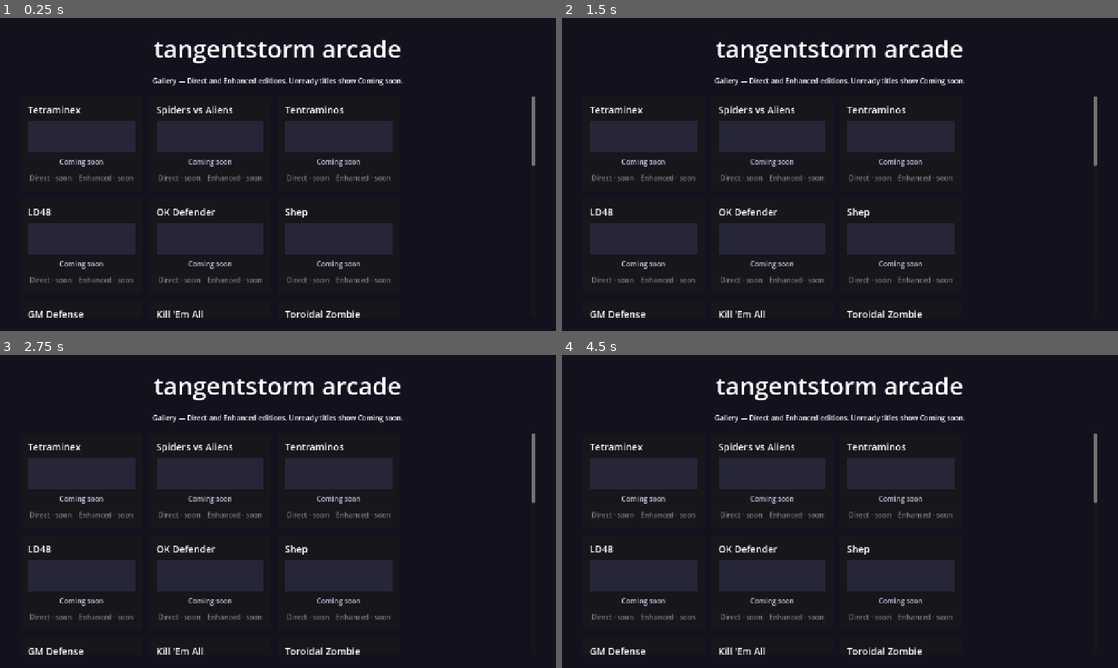
Above: before the commit, frames 1-4 (two rows, left to right).
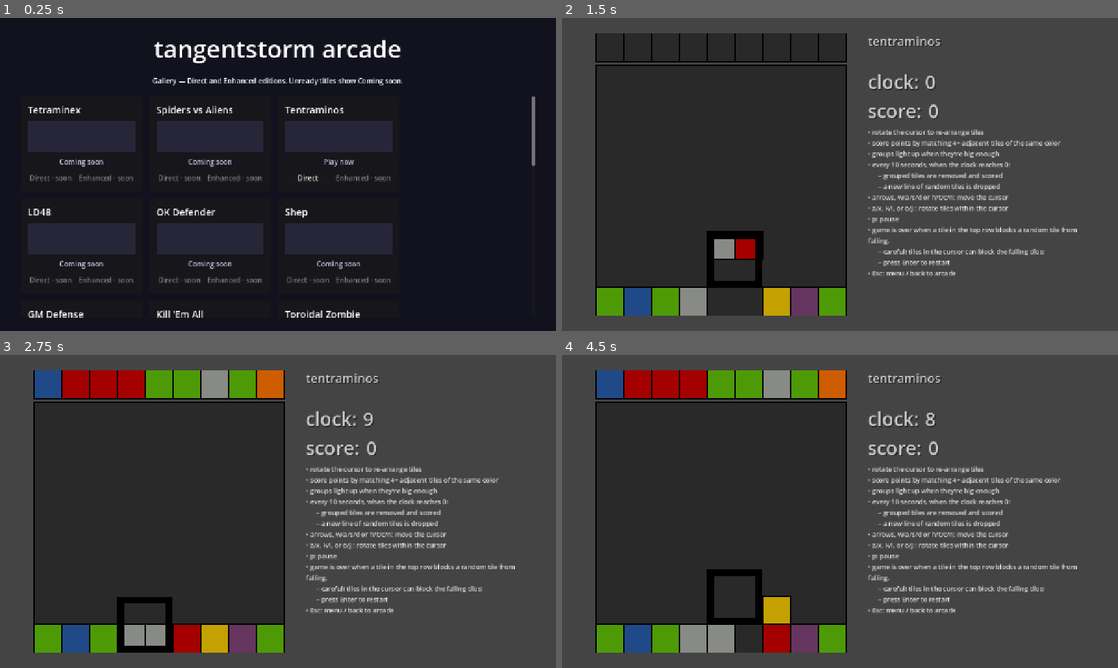
Above: after the commit, the same moments.

Repository: tangentstorm/arcade
Game: Godot game, scene res://arcade/main.tscn
Same seed, same stepped clock (60 frames per second), same inputs: the game is played once before the commit and once after it.
Inputs (mouse positions are in pixels of both pictures, inside the frame that each line leads up to):
- Up to frame 1 (0.25 s): no input
- Up to frame 2 (1.5 s): click (867, 177) at 0.5 s, where only the run after the commit has a clickable "Direct"; tap Enter at 1.25 s; hold D from 1.28 s (still down); tap C at 1.35 s
- Up to frame 3 (2.75 s): tap Space at 1.52, 1.82, 2.27, 2.57 s; tap H at 1.55, 2.1 s; release D at 2.03 s; hold S from 2.03 s (still down); tap N at 2.3 s
- Up to frame 4 (4.5 s): tap Space at 2.75, 3.77, 4.07, 4.25 s; release S at 2.78 s; hold D 2.78-3.53 s; tap N at 2.85 s; tap O at 3.05, 3.6 s; tap Enter at 3.5 s; hold W 3.53-4.28 s; tap P at 3.8, 4.35 s; hold A from 4.28 s (still down)

The runs differ from the first frame. In frame 1, 0.2% of the frame differs, in the area x 51-65%, y 44-53%; in frame 2, 66%; in frame 3, 70%; in frame 4, 70%, in the area x 0-100%, y 0-100%.

Commit message:
tentraminos: Direct edition (faithful GDScript port of LD27 TypeScript/d3 game)
- games/tentraminos/direct: logic port of tentraminos.ts @ 9be2266 + SVG-layout renderer
- per-edition status in GameRegistry; tentraminos direct=playable, enhanced=planned
- gallery card says 'Play now' when any edition is playable
- tools/test_tentraminos.gd logic checks, run from smoke_headless.sh
- PORT.md with source SHA, deviations; original MIT source vendored under source/

Diff:
--- a/arcade/game_registry.gd
+++ b/arcade/game_registry.gd
@@ -33,11 +33,14 @@
 
 
 ## [id, title, status, notes] for every title. Both editions are registered.
+## status is a String applied to both editions, or a Dictionary keyed by
+## edition (missing editions default to "planned").
 const TITLES := [
 	["_template", "Template Demo", "playable", "Reference stub for new ports."],
 	["tetraminex", "Tetraminex", "planned", ""],
 	["spiders_v_aliens", "Spiders vs Aliens", "planned", ""],
-	["tentraminos", "Tentraminos", "planned", ""],
+	["tentraminos", "Tentraminos", {"direct": "playable", "enhanced": "planned"},
+		"Ludum Dare 27 (2013), TypeScript/d3 → GDScript."],
 	["ld48", "LD48", "planned", "Ludum Dare 48 entry."],
 	["ok_defender", "OK Defender", "planned", ""],
 	["shep", "Shep", "planned", ""],
@@ -69,7 +72,8 @@
 	for t in TITLES:
 		for edition in EDITIONS:
 			var path := "res://games/%s/%s/game.tscn" % [t[0], edition]
-			register(GameEntry.new(t[0], t[1], edition, path, t[2], t[3]))
+			var status: String = t[2] if t[2] is String else t[2].get(edition, "planned")
+			register(GameEntry.new(t[0], t[1], edition, path, status, t[3]))
 
 
 func register(entry: GameEntry) -> void:
--- a/arcade/main.gd
+++ b/arcade/main.gd
@@ -44,8 +44,13 @@
 	art.color = Color(0.15, 0.15, 0.22, 1)
 	vbox.add_child(art)
 
+	var any_playable := false
+	for edition in GameRegistry.EDITIONS:
+		var e = GameRegistry.get_entry(id, edition)
+		if e != null and e.is_playable():
+			any_playable = true
 	var coming := Label.new()
-	coming.text = "Coming soon"
+	coming.text = "Play now" if any_playable else "Coming soon"
 	coming.horizontal_alignment = HORIZONTAL_ALIGNMENT_CENTER
 	coming.modulate = Color(0.75, 0.75, 0.85, 1)
 	vbox.add_child(coming)
--- /dev/null
+++ b/games/tentraminos/direct/game.gd
@@ -0,0 +1,136 @@
+extends Control
+## Tentraminos — Direct edition. Faithful port of tangentstorm/tentraminos (LD27).
+## Logic: tentraminos_logic.gd. This script draws the SVG-equivalent board and maps keys.
+## Esc is handled globally by the PauseOverlay autoload (pausing the tree stops our tick).
+
+const Logic := preload("res://games/tentraminos/direct/tentraminos_logic.gd")
+
+const CELL := 32.0           # original cellsize (SVG px)
+const BOARD_SCALE := 2.0     # original board was 320x320 SVG; scale up for 720p
+const GRID_Y := 36.0         # <g transform="translate(0,36)">
+const BLACK := Color.BLACK
+
+## keyCode -> command, exactly the original `dvorak` keymap + arrow keys.
+const KEYMAP := {
+	# dvorak layout
+	KEY_C: "^", KEY_H: "<", KEY_N: ">", KEY_O: "(", KEY_P: "p", KEY_T: "v", KEY_U: ")",
+	# documented as "o/j" in the original help text; keyCode 85 there is actually U
+	KEY_J: ")",
+	# for use with arrows
+	KEY_X: ")", KEY_Z: "(",
+	# wasd (+ k/l rotate)
+	KEY_W: "^", KEY_A: "<", KEY_S: "v", KEY_D: ">", KEY_K: "(", KEY_L: ")",
+	KEY_LEFT: "<", KEY_UP: "^", KEY_RIGHT: ">", KEY_DOWN: "v",
+}
+
+var game = Logic.new()
+var _acc_ms := 0.0
+var _cursor_px := Vector2.ZERO  # animated cursor position (SVG px, grid space)
+var _cursor_tween: Tween
+
+@onready var _board: Control = %Board
+@onready var _clock: Label = %ClockValue
+@onready var _score: Label = %ScoreValue
+@onready var _status: Label = %Status
+
+
+func _ready() -> void:
+	_board.custom_minimum_size = Vector2(9 * CELL + 2, GRID_Y + 9 * CELL + 2) * BOARD_SCALE
+	_board.draw.connect(_draw_board)
+	_cursor_px = _cursor_target()
+	_refresh_labels()
+
+
+func _process(delta: float) -> void:
+	_acc_ms = minf(_acc_ms + delta * 1000.0, 1000.0)
+	while _acc_ms >= Logic.TICK_MS:
+		_acc_ms -= Logic.TICK_MS
+		game.tick(Logic.TICK_MS)
+	_refresh_labels()
+	_board.queue_redraw()
+
+
+func _unhandled_key_input(event: InputEvent) -> void:
+	var k := event as InputEventKey
+	if k == null or not k.pressed:
+		return
+	if game.next == Logic.THEEND:
+		if k.keycode in [KEY_ENTER, KEY_KP_ENTER, KEY_R, KEY_SPACE]:
+			restart()
+			get_viewport().set_input_as_handled()
+		return
+	if not KEYMAP.has(k.keycode):
+		return
+	var c: String = KEYMAP[k.keycode]
+	if c == "p" and k.echo:
+		return
+	game.code(c)
+	_move_cursor()
+	get_viewport().set_input_as_handled()
+
+
+func restart() -> void:
+	game.new_game()
+	_acc_ms = 0.0
+	_move_cursor()
+
+
+func _cursor_target() -> Vector2:
+	return Vector2(game.cursor_x, game.cursor_y) * CELL + Vector2(4, 4)
+
+
+## cursor.transition().duration(50)
+func _move_cursor() -> void:
+	if _cursor_tween:
+		_cursor_tween.kill()
+	_cursor_tween = create_tween()
+	_cursor_tween.tween_property(self, "_cursor_px", _cursor_target(), 0.05) \
+			.set_trans(Tween.TRANS_CUBIC).set_ease(Tween.EASE_IN_OUT)
+
+
+func _refresh_labels() -> void:
+	_clock.text = str(floori(game.shown_clock / float(Logic.SECONDS)))
+	_score.text = str(game.shown_score)
+	if game.next == Logic.THEEND:
+		_status.text = "game over — press Enter to play again"
+	elif game.paused:
+		_status.text = "paused (p)"
+	else:
+		_status.text = ""
+
+
+# -- drawing (mirrors the SVG in tentraminos.html) ---------------------------
+
+## SVG-style rect: stroke centred on the edge.
+func _svg_rect(r: Rect2, fill: Color, stroke: Color, width: float = 1.0, filled := true) -> void:
+	var h := width / 2.0
+	if filled:
+		_board.draw_rect(r.grow(h), stroke)
+		_board.draw_rect(r.grow(-h), fill)
+	else:
+		var o := r.grow(h)
+		_board.draw_rect(Rect2(o.position, Vector2(o.size.x, width)), stroke)
+		_board.draw_rect(Rect2(o.position + Vector2(0, o.size.y - width), Vector2(o.size.x, width)), stroke)
+		_board.draw_rect(Rect2(o.position, Vector2(width, o.size.y)), stroke)
+		_board.draw_rect(Rect2(o.position + Vector2(o.size.x - width, 0), Vector2(width, o.size.y)), stroke)
+
+
+func _draw_board() -> void:
+	var colors: Array[Color] = Logic.COLORS
+	_board.draw_set_transform(Vector2.ONE * BOARD_SCALE, 0.0, Vector2(BOARD_SCALE, BOARD_SCALE))
+	# hold row
+	_svg_rect(Rect2(0, 0, 9 * CELL, CELL), colors[0], BLACK)
+	for i in Logic.GW:
+		_svg_rect(Rect2(CELL * i, 0, CELL, CELL), colors[game.shown_hold[i]], BLACK)
+	# grid
+	_board.draw_set_transform(Vector2(0, GRID_Y) * BOARD_SCALE + Vector2.ONE * BOARD_SCALE,
+			0.0, Vector2(BOARD_SCALE, BOARD_SCALE))
+	_svg_rect(Rect2(0, 0, 9 * CELL, 9 * CELL), colors[0], BLACK)
+	for i in Logic.NUMCELLS:
+		var m: int = game.shown_matrix[i]
+		if m == 0:
+			continue  # opacity 0
+		var stroke := colors[m - 9] if m >= 9 else BLACK
+		_svg_rect(Rect2(CELL * (i % 9), CELL * (i / 9), CELL, CELL), colors[m], stroke)
+	# cursor: 56x56, stroke-width 8, no fill
+	_svg_rect(Rect2(_cursor_px, Vector2(CELL * 2 - 8, CELL * 2 - 8)), BLACK, BLACK, 8.0, false)
--- /dev/null
+++ b/games/tentraminos/direct/game.tscn
@@ -0,0 +1,129 @@
+[gd_scene load_steps=2 format=3]
+
+[ext_resource type="Script" path="res://games/tentraminos/direct/game.gd" id="1_game"]
+
+[node name="TentraminosDirect" type="Control"]
+layout_mode = 3
+anchors_preset = 15
+anchor_right = 1.0
+anchor_bottom = 1.0
+grow_horizontal = 2
+grow_vertical = 2
+mouse_filter = 2
+script = ExtResource("1_game")
+
+[node name="Background" type="ColorRect" parent="."]
+layout_mode = 1
+anchors_preset = 15
+anchor_right = 1.0
+anchor_bottom = 1.0
+grow_horizontal = 2
+grow_vertical = 2
+mouse_filter = 2
+color = Color(0.266667, 0.266667, 0.266667, 1)
+
+[node name="Center" type="CenterContainer" parent="."]
+layout_mode = 1
+anchors_preset = 15
+anchor_right = 1.0
+anchor_bottom = 1.0
+grow_horizontal = 2
+grow_vertical = 2
+mouse_filter = 2
+
+[node name="HBox" type="HBoxContainer" parent="Center"]
+layout_mode = 2
+mouse_filter = 2
+theme_override_constants/separation = 48
+
+[node name="Board" type="Control" parent="Center/HBox"]
+unique_name_in_owner = true
+custom_minimum_size = Vector2(580, 652)
+layout_mode = 2
+mouse_filter = 2
+
+[node name="Side" type="VBoxContainer" parent="Center/HBox"]
+custom_minimum_size = Vector2(500, 0)
+layout_mode = 2
+mouse_filter = 2
+theme_override_constants/separation = 8
+
+[node name="Title" type="Label" parent="Center/HBox/Side"]
+layout_mode = 2
+theme_override_colors/font_color = Color(0.8, 0.8, 0.8, 1)
+theme_override_colors/font_shadow_color = Color(0.133333, 0.133333, 0.133333, 1)
+theme_override_constants/shadow_offset_x = 2
+theme_override_constants/shadow_offset_y = 2
+theme_override_font_sizes/font_size = 28
+text = "tentraminos"
+
+[node name="Status" type="Label" parent="Center/HBox/Side"]
+unique_name_in_owner = true
+custom_minimum_size = Vector2(0, 28)
+layout_mode = 2
+theme_override_colors/font_color = Color(0.929412, 0.831373, 0, 1)
+theme_override_font_sizes/font_size = 20
+
+[node name="ClockRow" type="HBoxContainer" parent="Center/HBox/Side"]
+layout_mode = 2
+
+[node name="ClockLabel" type="Label" parent="Center/HBox/Side/ClockRow"]
+layout_mode = 2
+theme_override_colors/font_color = Color(0.8, 0.8, 0.8, 1)
+theme_override_colors/font_shadow_color = Color(0.133333, 0.133333, 0.133333, 1)
+theme_override_constants/shadow_offset_x = 2
+theme_override_constants/shadow_offset_y = 2
+theme_override_font_sizes/font_size = 43
+text = "clock: "
+
+[node name="ClockValue" type="Label" parent="Center/HBox/Side/ClockRow"]
+unique_name_in_owner = true
+layout_mode = 2
+theme_override_colors/font_color = Color(0.8, 0.8, 0.8, 1)
+theme_override_colors/font_shadow_color = Color(0.133333, 0.133333, 0.133333, 1)
+theme_override_constants/shadow_offset_x = 2
+theme_override_constants/shadow_offset_y = 2
+theme_override_font_sizes/font_size = 43
+text = "0"
+
+[node name="ScoreRow" type="HBoxContainer" parent="Center/HBox/Side"]
+layout_mode = 2
+
+[node name="ScoreLabel" type="Label" parent="Center/HBox/Side/ScoreRow"]
+layout_mode = 2
+theme_override_colors/font_color = Color(0.8, 0.8, 0.8, 1)
+theme_override_colors/font_shadow_color = Color(0.133333, 0.133333, 0.133333, 1)
+theme_override_constants/shadow_offset_x = 2
+theme_override_constants/shadow_offset_y = 2
+theme_override_font_sizes/font_size = 43
+text = "score: "
+
+[node name="ScoreValue" type="Label" parent="Center/HBox/Side/ScoreRow"]
+unique_name_in_owner = true
+layout_mode = 2
+theme_override_colors/font_color = Color(0.8, 0.8, 0.8, 1)
+theme_override_colors/font_shadow_color = Color(0.133333, 0.133333, 0.133333, 1)
+theme_override_constants/shadow_offset_x = 2
+theme_override_constants/shadow_offset_y = 2
+theme_override_font_sizes/font_size = 43
+text = "0"
+
+[node name="Controls" type="Label" parent="Center/HBox/Side"]
+custom_minimum_size = Vector2(500, 0)
+layout_mode = 2
+theme_override_colors/font_color = Color(0.86, 0.86, 0.86, 1)
+theme_override_font_sizes/font_size = 15
+autowrap_mode = 3
+text = "• rotate the cursor to re-arrange tiles
+• score points by matching 4+ adjacent tiles of the same color
+• groups light up when they're big enough
+• every 10 seconds, when the clock reaches 0:
+      – grouped tiles are removed and scored
+      – a new line of random tiles is dropped
+• arrows, w/a/s/d or h/t/c/n: move the cursor
+• z/x, k/l, or o/j : rotate tiles within the cursor
+• p: pause
+• game is over when a tile in the top row blocks a random tile from falling.
+      – careful! tiles in the cursor can block the falling tiles!
+      – press Enter to restart
+• Esc: menu / back to arcade"
--- /dev/null
+++ b/games/tentraminos/direct/tentraminos_logic.gd
@@ -0,0 +1,281 @@
+extends RefCounted
+## Faithful GDScript port of the game logic in tentraminos.ts
+## (tangentstorm/tentraminos @ 9be2266, Ludum Dare 27, 2013, MIT).
+##
+## Function names and the step() state machine mirror the original so the two
+## can be read side by side. Rendering and input live in game.gd.
+##
+## The original only repainted the board inside step() (via redraw()), so tile
+## rotations made while paused or after game over stayed invisible until the
+## next repaint. We keep that behaviour: the renderer draws the `shown_*`
+## snapshot that redraw() takes, not the live matrix.
+
+const SECONDS := 1000  # times are in milliseconds, like the original
+const TICK_MS := 100   # window.setInterval(tick, 100)
+
+const GW := 9  # grid width: can't have 10 in a row, for obvious reasons :)
+const GH := 9  # grid height
+const NUMCELLS := GW * GH
+
+# Original state ids (values kept identical).
+const NEWGAME := 0
+const PLAYING := 1
+const PAUSED := 2
+const TIMEUP := 3
+const THEEND := 4
+const NEXTROUND := 5
+const CASCADE := 6
+const CHECK4END := 7
+
+const COLORS: Array[Color] = [
+	Color("#292929"),  # 0 almost black
+	Color("#a40000"),  # 1 dark red
+	Color("#4e9a06"),  # 2 dark green
+	Color("#c4a000"),  # 3 dark yellow
+	Color("#204a87"),  # 4 dark blue
+	Color("#66355f"),  # 5 dark purple
+	Color("#00a4a2"),  # 6 dark cyan
+	Color("#ce5c00"),  # 7 dark orange
+	Color("#888a85"),  # 8 light gray
+
+	Color("#3e4446"),  # 9 dark gray
+	Color("#cc0000"),  # 10 light red
+	Color("#73d216"),  # 11 light green
+	Color("#edd400"),  # 12 light yellow
+	Color("#3465a4"),  # 13 light blue
+	Color("#8b608b"),  # 14 light purple
+	Color("#16d2bd"),  # 15 light cyan
+	Color("#f57900"),  # 16 light orange
+	Color("#cccccc"),  # 17 almost white
+]
+
+# state = { clock, score, paused, gameOver, next }
+var clock := 0
+var score := 0
+var paused := false
+var game_over := false
+var next := NEWGAME
+
+var matrix := PackedInt32Array()
+var hold := PackedInt32Array()
+var cursor_x := 3
+var cursor_y := 7
+
+# Snapshot taken by redraw(); this is what the player sees.
+var shown_matrix := PackedInt32Array()
+var shown_hold := PackedInt32Array()
+var shown_clock := 0
+var shown_score := 0
+
+var rng := RandomNumberGenerator.new()
+
+
+func _init(seed_value: int = -1) -> void:
+	if seed_value >= 0:
+		rng.seed = seed_value
+	else:
+		rng.randomize()
+	new_game()
+
+
+## Reset everything (the original said "refresh page to restart").
+func new_game() -> void:
+	clock = 0
+	score = 0
+	paused = false
+	game_over = false
+	next = NEWGAME
+	cursor_x = 3
+	cursor_y = 7
+	matrix.resize(NUMCELLS)
+	matrix.fill(0)
+	hold.resize(GW)
+	for i in GW:
+		hold[i] = rand_cell()
+	redraw()
+
+
+func rand_cell() -> int:
+	return 1 + rng.randi_range(0, 7)
+
+
+func redraw() -> void:
+	shown_matrix = matrix.duplicate()
+	shown_hold = hold.duplicate()
+	shown_clock = clock
+	shown_score = score
+
+
+# -- cursor movement / codes -------------------------------------------------
+
+## Apply one of the original command codes: ^ v < > ( ) p
+func code(c: String) -> void:
+	match c:
+		"^": cursor_y = clampi(cursor_y - 1, 0, 7)
+		"v": cursor_y = clampi(cursor_y + 1, 0, 7)
+		"<": cursor_x = clampi(cursor_x - 1, 0, 7)
+		">": cursor_x = clampi(cursor_x + 1, 0, 7)
+		"(":
+			var cxy := cursor_y * GW + cursor_x
+			var tmp := matrix[cxy]
+			matrix[cxy] = matrix[cxy + 1]                # <
+			matrix[cxy + 1] = matrix[cxy + GW + 1]       # ^
+			matrix[cxy + GW + 1] = matrix[cxy + GW]      # >
+			matrix[cxy + GW] = tmp                       # v
+		")":
+			var cxy := cursor_y * GW + cursor_x
+			var tmp := matrix[cxy]
+			matrix[cxy] = matrix[cxy + GW]               # ^
+			matrix[cxy + GW] = matrix[cxy + GW + 1]      # <
+			matrix[cxy + GW + 1] = matrix[cxy + 1]       # v
+			matrix[cxy + 1] = tmp                        # >
+		"p": paused = not paused
+
+
+# -- gravity -----------------------------------------------------------------
+
+func release() -> void:
+	for i in GW:
+		matrix[i] = hold[i]
+		hold[i] = 0
+
+
+func refill() -> void:
+	for i in GW:
+		hold[i] = rand_cell()
+
+
+## Returns the number of "holes" encountered (tiles that moved).
+func run_gravity() -> int:
+	var block := GW * (GH - 2) + GW - 1
+	var below := block + GW
+	var cxy := cursor_y * GW + cursor_x
+	var result := 0
+	for y in range(GH - 2, -1, -1):
+		for x in range(GW - 1, -1, -1):
+			# the cursor can hold blocks in the air
+			if block == cxy or block == cxy + 1 or block == cxy + GW or block == cxy + GW + 1:
+				pass
+			elif matrix[below] == 0:
+				if matrix[block] != 0:
+					result += 1
+				matrix[below] = matrix[block]
+				matrix[block] = 0
+			block -= 1
+			below -= 1
+	return result
+
+
+# -- floodfind ---------------------------------------------------------------
+
+func xy2i(x: int, y: int) -> int:
+	return y * GW + x
+
+
+func _floodfind(groups: PackedInt32Array, x: int, y: int, shape: Array[int],
+		color: int, group: int) -> void:
+	var i := xy2i(x, y)
+	if groups[i] == 0 and matrix[i] == color:
+		groups[i] = group
+		shape.append(i)
+		if x > 0: _floodfind(groups, x - 1, y, shape, color, group)
+		if x < GW - 1: _floodfind(groups, x + 1, y, shape, color, group)
+		if y > 0: _floodfind(groups, x, y - 1, shape, color, group)
+		if y < GH - 1: _floodfind(groups, x, y + 1, shape, color, group)
+
+
+func findshapes() -> Array:
+	var result := []
+	var groups := PackedInt32Array()
+	groups.resize((GH + 2) * (GW + 2))
+	var count := 1
+	for y in GH:
+		for x in GW:
+			var i := xy2i(x, y)
+			if matrix[i] != 0 and matrix[i] < 9 and groups[i] == 0:
+				var shape: Array[int] = []
+				_floodfind(groups, x, y, shape, matrix[i], count)
+				count += 1
+				result.append(shape)
+	return result
+
+
+## Light up (color + 9) every group of 4+; returns all groups.
+func markshapes() -> Array:
+	for i in matrix.size():
+		if matrix[i] > 8:
+			matrix[i] -= 9
+	var shapes := findshapes()
+	for shape in shapes:
+		if shape.size() >= 4:
+			for xy in shape:
+				if matrix[xy] < 9:
+					matrix[xy] += 9
+	return shapes
+
+
+func clearshapes() -> void:
+	var shapes := markshapes()
+	for shape in shapes:
+		var n: int = shape.size()
+		if n >= 4:
+			# 10 * 2^(n-4); capped so a (practically impossible) 63+ group can't overflow.
+			score += 10 * (1 << mini(n - 4, 58))
+			for xy in shape:
+				matrix[xy] = 0
+
+
+# -- game over ---------------------------------------------------------------
+
+func check_game_over() -> bool:
+	var result := false
+	for i in GW:
+		if matrix[i] != 0:
+			result = true
+	game_over = result
+	return result
+
+
+# -- state machine -----------------------------------------------------------
+
+func step(dt: int) -> int:
+	match next:
+		NEWGAME:
+			refill()
+			release()
+			redraw()
+			return CASCADE
+		NEXTROUND:
+			refill()
+			redraw()
+			clock = 10 * SECONDS
+			return PLAYING
+		PLAYING:
+			clock -= dt
+			run_gravity()
+			markshapes()
+			redraw()
+			if paused:
+				return PAUSED
+			return TIMEUP if clock <= 0 else PLAYING
+		PAUSED:
+			return PAUSED if paused else PLAYING
+		TIMEUP:
+			clock = 0
+			release()
+			clearshapes()
+			redraw()
+			return CASCADE
+		CASCADE:
+			var count := run_gravity()
+			redraw()
+			return CASCADE if count else CHECK4END
+		CHECK4END:
+			return THEEND if check_game_over() else NEXTROUND
+		THEEND:
+			return THEEND
+	return next
+
+
+func tick(dt: int = TICK_MS) -> void:
+	next = step(dt)
--- /dev/null
+++ b/tools/test_tentraminos.gd
@@ -0,0 +1,67 @@
+extends SceneTree
+## Headless logic checks for the tentraminos direct port.
+## Run: godot --headless --path . --script res://tools/test_tentraminos.gd
+
+const Logic := preload("res://games/tentraminos/direct/tentraminos_logic.gd")
+
+var _fail := 0
+
+
+func _check(cond: bool, msg: String) -> void:
+	if cond:
+		print("ok: ", msg)
+	else:
+		print("SMOKE FAIL: tentraminos ", msg)
+		_fail += 1
+
+
+func _initialize() -> void:
+	var g = Logic.new(1234)
+	# NEWGAME -> CASCADE ... -> NEXTROUND -> PLAYING
+	var steps := 0
+	while g.next != Logic.PLAYING and steps < 50:
+		g.tick(); steps += 1
+	_check(g.next == Logic.PLAYING, "reaches PLAYING after first drop (%d ticks)" % steps)
+	_check(g.clock == 10 * Logic.SECONDS, "round clock is 10s")
+	var bottom := 0
+	for x in Logic.GW:
+		if g.matrix[Logic.GW * (Logic.GH - 1) + x] != 0: bottom += 1
+	_check(bottom >= 7, "first row fell to the bottom (cursor may hold 2): %d" % bottom)
+
+	# rotation round-trip
+	g.cursor_x = 0; g.cursor_y = 7
+	var before: PackedInt32Array = g.matrix.duplicate()
+	g.code("("); g.code(")")
+	_check(g.matrix == before, "rotate ( then ) is identity")
+	g.code("("); g.code("("); g.code("("); g.code("(")
+	_check(g.matrix == before, "rotate ( x4 is identity")
+
+	# scoring: a lit group of 5 scores 10*2^(5-4)=20 and clears
+	var h = Logic.new(1)
+	h.matrix.fill(0)
+	for x in 5:
+		h.matrix[Logic.GW * 8 + x] = 3
+	h.markshapes()
+	_check(h.matrix[Logic.GW * 8] == 12, "group of 5 lights up (3 -> 12)")
+	h.clearshapes()
+	_check(h.score == 20 and h.matrix[Logic.GW * 8] == 0, "group of 5 scores 20 and clears (score=%d)" % h.score)
+
+	# gravity respects the cursor holding tiles in the air
+	var k = Logic.new(1)
+	k.matrix.fill(0)
+	k.cursor_x = 0; k.cursor_y = 0
+	k.matrix[0] = 1
+	k.matrix[5] = 2
+	while k.run_gravity() > 0: pass
+	_check(k.matrix[0] == 1, "cursor holds tile in the air")
+	_check(k.matrix[Logic.GW * 8 + 5] == 2, "free tile falls to the bottom")
+
+	# full game reaches THEEND with no input
+	var e = Logic.new(42)
+	var n := 0
+	while e.next != Logic.THEEND and n < 100000:
+		e.tick(); n += 1
+	_check(e.next == Logic.THEEND and e.game_over, "idle game ends (%d ticks, score %d)" % [n, e.score])
+	e.new_game()
+	_check(e.next == Logic.NEWGAME and e.score == 0, "new_game resets")
+	quit(1 if _fail else 0)
Not shown, added: games/tentraminos/direct/game.gd.uid
Not shown, added: games/tentraminos/direct/tentraminos_logic.gd.uid
Not shown, added: tools/test_tentraminos.gd.uid
Not shown, added: games/tentraminos/PORT.md
Not shown, added: games/tentraminos/source/tentraminos.ts
Not shown, changed: tools/smoke_headless.sh
